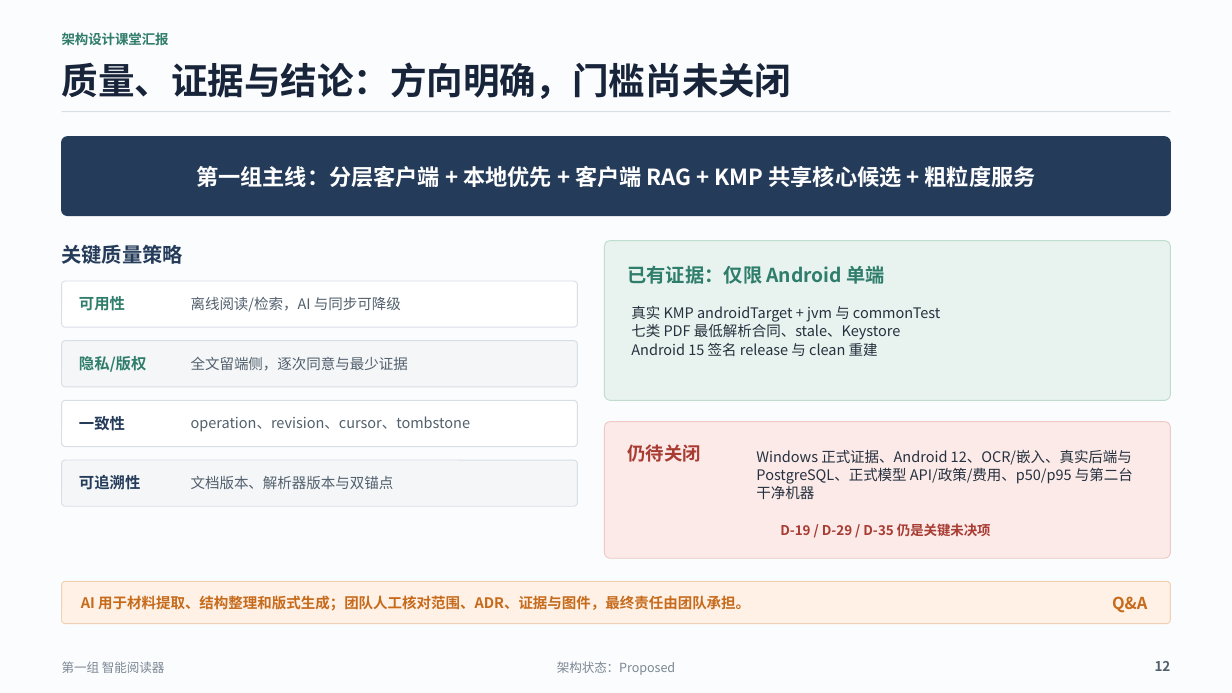
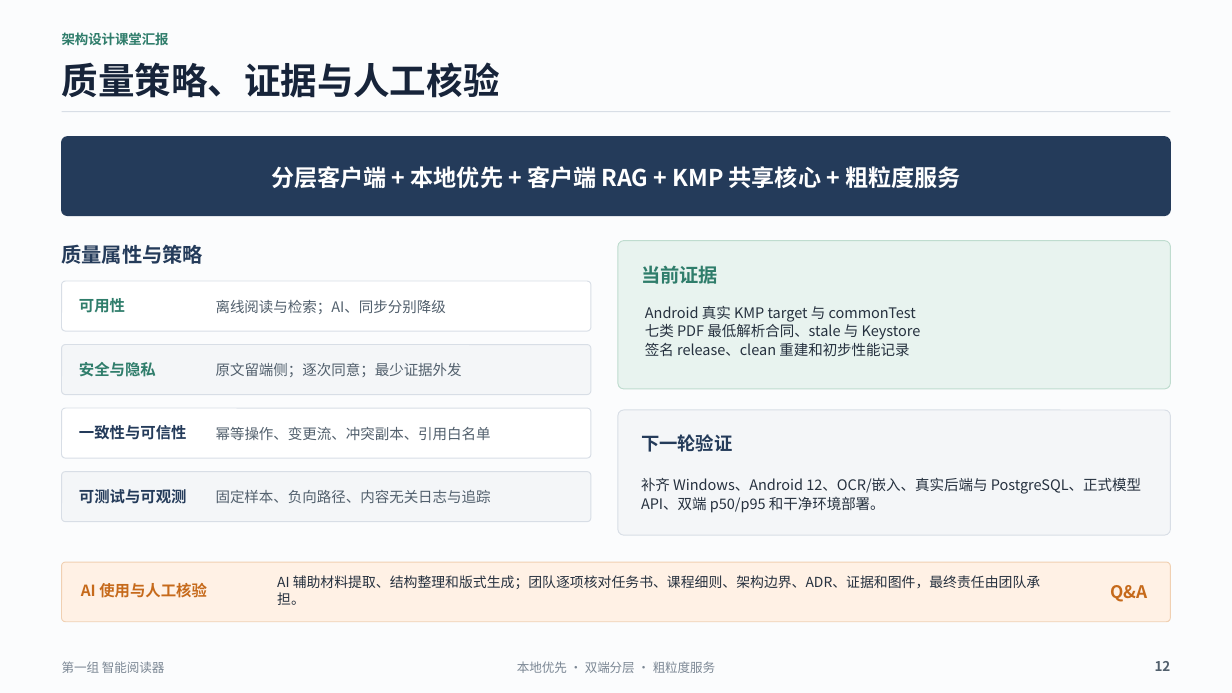
Before and after one commit to Aut-172/Intelligent-Reader, a slide deck: slide 12 of docs/架构设计/阶段成果-V0.4-双端需求补充/06-汇报PPT-1组-智能阅读器.pptx. Drawn at 1232x693 pixels with LibreOffice and Linux fonts; fonts in the diff are those of the drawing. Boxes give left, top, right and bottom in pixels: in the first picture for what was removed or moved away, otherwise in the second. Text is boxed around its words. In the diff, an @@ line names an element or a change of style, - is before the commit and + after.

Commit message:
docs: 完善架构设计课堂汇报与拆分图

```diff
--- a/docs/架构设计/阶段成果-V0.4-双端需求补充/06-汇报PPT-1组-智能阅读器.pptx
+++ b/docs/架构设计/阶段成果-V0.4-双端需求补充/06-汇报PPT-1组-智能阅读器.pptx
@@ text at (62, 62, 500, 98): text changed @@
-质量、证据与结论：方向明确，门槛尚未关闭
+质量策略、证据与人工核验
@@ text at (271, 166, 960, 188): text changed; size 17.2 to 18 pt @@
-第一组主线：分层客户端 + 本地优先 + 客户端 RAG + KMP 共享核心候选 + 粗粒度服务
+分层客户端 + 本地优先 + 客户端 RAG + KMP 共享核心 + 粗粒度服务
@@ text at (62, 245, 203, 264): text changed @@
-关键质量策略
+质量属性与策略
@@ rounded rectangle: place and size @@
-rounded rectangle at (604, 240, 1170, 400)
+rounded rectangle at (618, 240, 1171, 388)
@@ text at (641, 265, 718, 284): text changed @@
-已有证据：仅限 Android 单端
+当前证据
@@ rounded rectangle: place and size @@
-rounded rectangle at (62, 281, 578, 327)
+rounded rectangle at (62, 281, 592, 331)
@@ text at (216, 300, 446, 314): text changed @@
-离线阅读/检索，AI 与同步可降级
+离线阅读与检索；AI、同步分别降级
@@ text at (645, 306, 921, 356): text changed @@
-真实 KMP androidTarget + jvm 与 commonTest
-七类 PDF 最低解析合同、stale、Keystore
-Android 15 签名 release 与 clean 重建
+Android 真实 KMP target 与 commonTest
+七类 PDF 最低解析合同、stale 与 Keystore
+签名 release、clean 重建和初步性能记录
@@ rounded rectangle: place and size @@
-rounded rectangle at (62, 341, 578, 387)
+rounded rectangle at (62, 345, 592, 395)
@@ text at (79, 362, 156, 377): text changed @@
-隐私/版权
+安全与隐私
@@ text at (216, 363, 462, 377): text changed @@
-全文留端侧，逐次同意与最少证据
+原文留端侧；逐次同意；最少证据外发
@@ rounded rectangle: place and size @@
-rounded rectangle at (62, 400, 578, 446)
+rounded rectangle at (62, 409, 592, 458)
@@ rounded rectangle: place and size @@
-rounded rectangle at (604, 421, 1170, 558)
+rounded rectangle at (618, 410, 1171, 535)
@@ rounded rectangle at (618, 410, 1171, 535): fill #FBEAE8 to #F4F6F8; outline #EEC9C5 0.75 pt to #D8DEE6 0.75 pt; proportions changed @@
@@ text at (79, 425, 187, 440): text changed @@
-一致性
+一致性与可信性
@@ text at (216, 427, 491, 440): text changed @@
-operation、revision、cursor、tombstone
+幂等操作、变更流、冲突副本、引用白名单
@@ text removed at (628, 444, 701, 462) @@
-仍待关闭
@@ text added at (641, 434, 733, 452), 14.2 pt, text #243B5A, bold @@
+下一轮验证
@@ rounded rectangle: place and size @@
-rounded rectangle at (62, 460, 578, 506)
+rounded rectangle at (62, 471, 592, 521)
@@ text at (641, 478, 1141, 513): text changed @@
-Windows 正式证据、Android 12、OCR/嵌入、真实后端与 PostgreSQL、正式模型 API/政策/费用、p50/p95 与第二台干净机器
+补齐 Windows、Android 12、OCR/嵌入、真实后端与 PostgreSQL、正式模型 API、双端 p50/p95 和干净环境部署。
@@ text at (79, 489, 187, 504): text changed @@
-可追溯性
+可测试与可观测
@@ text at (216, 490, 491, 503): text changed @@
-文档版本、解析器版本与双锚点
+固定样本、负向路径、内容无关日志与追踪
@@ text removed at (780, 523, 991, 536) @@
-D-19 / D-29 / D-35 仍是关键未决项
@@ proportions changed in 6 elements at (62, 281, 592, 331), (62, 345, 592, 395), (618, 240, 1171, 388), (62, 409, 592, 458), (62, 471, 592, 521), (62, 562, 1171, 622) @@
@@ rounded rectangle: place and size @@
-rounded rectangle at (62, 581, 1171, 624)
+rounded rectangle at (62, 562, 1171, 622)
@@ text added at (81, 583, 207, 598), 12 pt, text #C66A1B, bold @@
+AI 使用与人工核验
@@ text at (277, 575, 1040, 605): text changed; size 11.2 to 10.8 pt; text colour #C66A1B to #26313F; bold off @@
-AI 用于材料提取、结构整理和版式生成；团队人工核对范围、ADR、证据与图件，最终责任由团队承担。
+AI 辅助材料提取、结构整理和版式生成；团队逐项核对任务书、课程细则、架构边界、ADR、证据和图件，最终责任由团队承担。
@@ text "Q&A": place and size @@
-text "Q&A" at (1112, 596, 1147, 613)
+text "Q&A" at (1110, 585, 1147, 602)
@@ text "Q&A" at (1110, 585, 1147, 602): size 12.8 to 13.5 pt @@
@@ text at (517, 661, 715, 673): text changed @@
-架构状态：Proposed
+本地优先 · 双端分层 · 粗粒度服务
```
Also in this commit, not shown: 7 other slides changed, 4 slides added, 4 slides removed, 11 other files.
